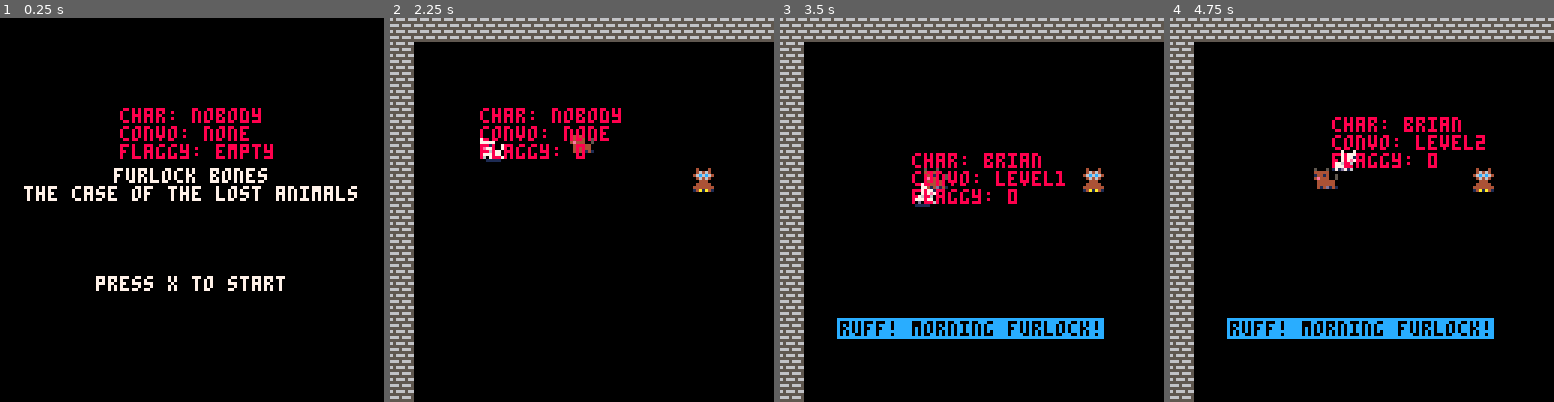
Above: before the commit, frames 1-4 (left to right).
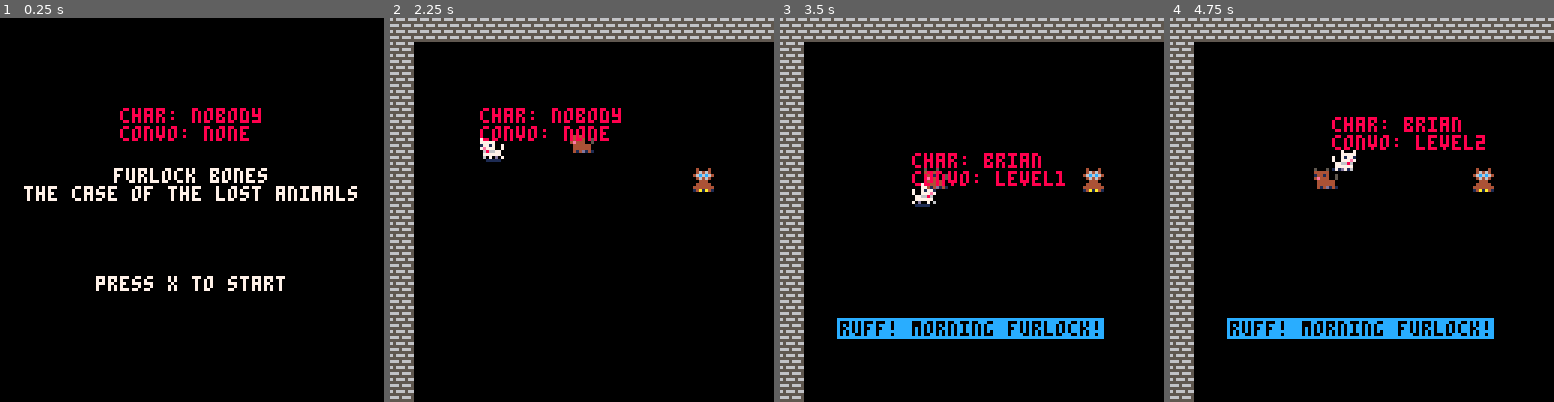
Above: after the commit, the same moments.

Repository: Mackeriah/FurlockBones-game
Game: PICO-8 cartridge furlock bones.p8
Two runs of this game, one before a commit and one after it. Both use one fixed random seed, a clock stepped at 60 frames per second and the inputs below.
Inputs:
- Up to frame 1 (0.25 s): no input
- Up to frame 2 (2.25 s): tap O (Z key) at 0.33, 0.7, 1.43, 2.22 s; tap X (X key) at 1.07, 2.07 s; hold Left from 1.97 s (still down)
- Up to frame 3 (3.5 s): release Left at 2.37 s; tap X (X key) every 0.33 s from 2.4 to 3.4 s; hold Down 2.42-2.82 s; hold Right from 2.87 s (still down); tap O (Z key) at 3.1 s
- Up to frame 4 (4.75 s): release Right at 3.53 s; hold Up 3.58-4.08 s; tap X (X key) every 0.33 s from 3.73 to 4.73 s; tap O (Z key) at 3.98 s; hold Right 4.13-4.53 s; hold Down from 4.58 s (still down)

The runs differ from the first frame. In frame 1, 0.7% of the frame differs, in the area x 31-72%, y 32-37%; in frame 2, 0.4%; in frame 3, 0.4%; in frame 4, 0.4%.

Commit message:
Revert "things have gone a bit wrong here so might need to ditch this commit"
This reverts commit c37fd201e28ee04defcdca85c3515735ec56eb5d.

Diff:
--- a/furlock bones.p8
+++ b/furlock bones.p8
@@ -30,10 +30,8 @@
 	track_1start=0
 	track_2start=11
 	playing = 'start'
-	flaggy = "empty"
-end
-
--- this can go in _init too
+end
+
 _n = nil _={}
 _[0] = false
 _[1] = true
@@ -53,8 +51,8 @@
 		move_player() -- MUST be before camera_follow_player
 		camera_follow_player() -- MUST be after move_player
 		conversation_system()
+		move_brian()
 		check_if_next_to_sign()
-		move_brian()
 	else -- if still on menu
 		if (btnp(❎)) then activeGame = true end
 	end
@@ -82,7 +80,6 @@
 	--print("player x: "..player.x,player.x,player.y-10,8)
 	print("char: "..text.character,player.x,player.y-10,8)
 	print("convo: "..conversation_state)
-	print("flaggy: "..flaggy)
 end
 
 function camera_follow_player()
@@ -224,10 +221,10 @@
 end
 
 function check_if_next_to_sign()
-	if not (can_move(player, player.velocity_x+1, player.velocity_y-1)) and readingSign == false then
+	if (is_sign(player, player.velocity_x, player.velocity_y)) and readingSign == false then
 		conversation_state = "sign"
 		readingSign = true
-	elseif (can_move(player, player.velocity_x+1, player.velocity_y-1)) and readingSign == true then
+	elseif not (is_sign(player, player.velocity_x, player.velocity_y)) and readingSign == true then
 		readingSign = false
 		conversation_state = "none"
 		text.active = false
@@ -325,8 +323,8 @@
 	-- player moving left
 	if (player.velocity_x < 0) then
 		--check both left corners for a wall
-		local wall_top_left = get_flag(player.x -1, player.y)
-		local wall_btm_left = get_flag(player.x -1, player.y + player.height)
+		local wall_top_left = solid(player.x -1, player.y)
+		local wall_btm_left = solid(player.x -1, player.y + player.height)
 		-- if wall in that direction, set x movement to 0
 		if (wall_top_left or wall_btm_left) then
 			player.velocity_x = 0
@@ -335,8 +333,8 @@
 	-- player moving right
 	elseif (player.velocity_x > 0) then
 		--check both right corners for a wall
-		local wall_top_right = get_flag(player.x + player.width + 1, player.y)
-		local wall_btm_right = get_flag(player.x + player.width + 1, player.y + player.height)
+		local wall_top_right = solid(player.x + player.width + 1, player.y)
+		local wall_btm_right = solid(player.x + player.width + 1, player.y + player.height)
 
 		--if there is a wall in that direction, set x movement to 0
 		if (wall_top_right or wall_btm_right) then
@@ -347,8 +345,8 @@
 	-- player moving up
 	if (player.velocity_y < 0) then
 		--check both top corners for a wall
-		local wall_top_left = get_flag(player.x, player.y - 1)
-		local wall_top_right = get_flag(player.x + player.width, player.y - 1)
+		local wall_top_left = solid(player.x, player.y - 1)
+		local wall_top_right = solid(player.x + player.width, player.y - 1)
 		--if there is a wall in that direction, set y movement to 0
 		if (wall_top_left or wall_top_right) then
 			player.velocity_y = 0
@@ -357,8 +355,8 @@
 	-- player moving down
 	elseif (player.velocity_y > 0) then
 		--check both bottom corners for a wall
-		local wall_btm_left = get_flag(player.x, player.y + player.height + 1)
-		local wall_btm_right = get_flag(player.x, player.y + player.height + 1)
+		local wall_btm_left = solid(player.x, player.y + player.height + 1)
+		local wall_btm_right = solid(player.x, player.y + player.height + 1)
 		--if there is a wall in that direction, set y movement to 0
 		if (wall_btm_right or wall_btm_left) then
 			player.velocity_y = 0
@@ -379,30 +377,57 @@
 
 	-- get x,y for each corner based on where trying to move, then use solid to convert that to a
 	-- map tile location and check if any solid sprites there
-	local top_left = get_flag(next_left, next_top)
-	local btm_left = get_flag(next_left, next_bottom)
-	local top_right = get_flag(next_right, next_top)
-	local btm_right = get_flag(next_right, next_bottom)
+	local top_left_solid = solid(next_left, next_top)
+	local btm_left_solid = solid(next_left, next_bottom)
+	local top_right_solid = solid(next_right, next_top)
+	local btm_right_solid = solid(next_right, next_bottom)
 
 	--if all of those locations are NOT solid, the object can move into that spot.
 	-- this is why it's return NOT so we get (I think) a true returned as if all 4 are false we can move there
-	return not (top_left or btm_left or	top_right or btm_right)
-end
-
-function get_flag(x,y)
-	--checks x,y of player/object against the map to return any flag
-	local map_x = flr(x/8) -- divide x,y by 8 to get map coordinates
+	return not (top_left_solid or btm_left_solid or	top_right_solid or btm_right_solid)
+end
+
+function is_sign(object,direction_x,direction_y)
+	-- copy of can_move so should refactor to work for both rather than duplicate it like this
+	local next_left = object.x + direction_x
+	local next_right = object.x + direction_x + object.width
+	local next_top = object.y + direction_y
+	local next_bottom = object.y + direction_y + object.height
+
+	local top_left_solid = nextToSign(next_left, next_top)
+	local btm_left_solid = nextToSign(next_left, next_bottom)
+	local top_right_solid = nextToSign(next_right, next_top)
+	local btm_right_solid = nextToSign(next_right, next_bottom)
+
+	return (top_left_solid or btm_left_solid or	top_right_solid or btm_right_solid)
+end
+
+function solid(x,y)
+	--checks x,y of player/object against the map to see if sprite marked as solid
+	-- divide x,y by 8 to get map coordinates
+	local map_x = flr(x/8)
 	local map_y = flr(y/8)
-	local map_sprite = mget(map_x,map_y) -- find what sprite is at that map x,y
+	-- find what sprite is at that map x,y
+	local map_sprite = mget(map_x,map_y)
+	-- and get what flag it has set
+	local flag = fget(map_sprite)
+	if flag == 1 then
+		return flag == 1 -- I'm using the first flag (1) for solid objects
+	end
+	-- if flag == 128 then
+	-- 	return flag == 128 -- I'm using the last flag (128) for signs
+	-- end
+end
+
+function nextToSign(x,y)
+	local map_x = flr(x/8)
+	local map_y = flr(y/8)
+	local map_sprite = mget(map_x,map_y) -- find what sprite is at map x,y
 	local flag = fget(map_sprite) -- and get what flag it has set
-	flaggy = flag
-	if flag == 1 then  -- 1 is a solid object
-		return flag == 1
-	elseif flag == 128 then -- 128 is a sign
-		return flag == 128
-	end
-end
-
+	if flag == 128 then
+		return flag == 128 -- I'm using the last flag (128) for signs
+	end
+end
 
 -->8
 -- conversation and text functions
